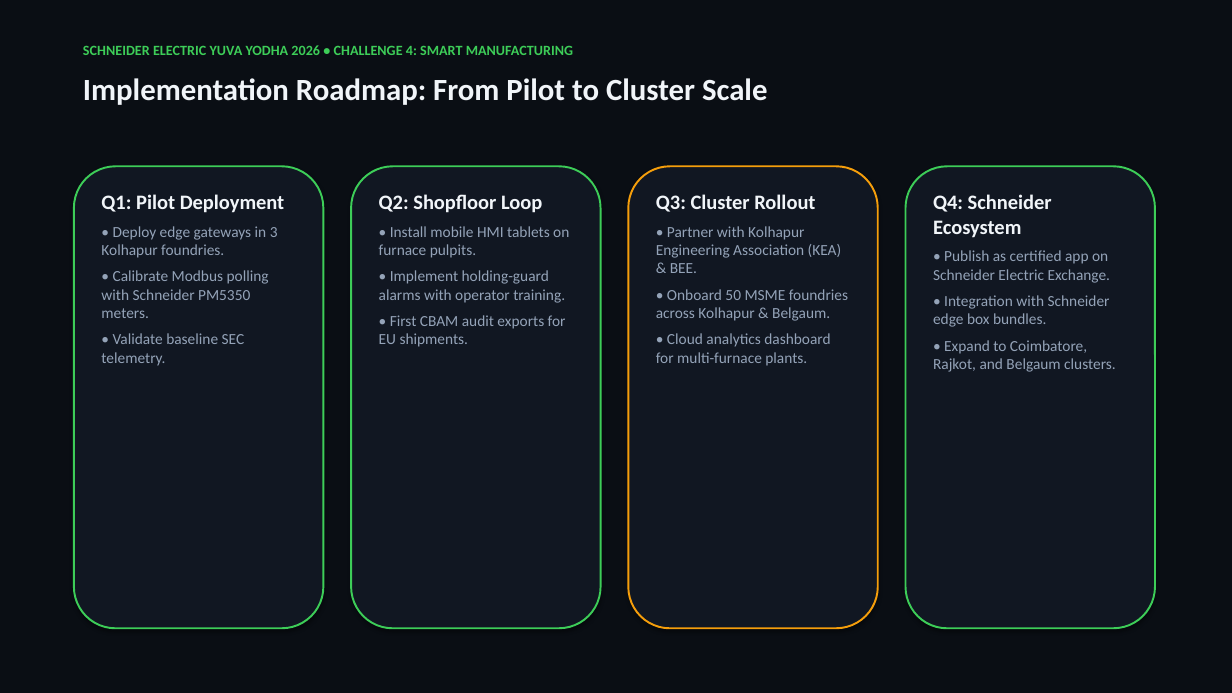
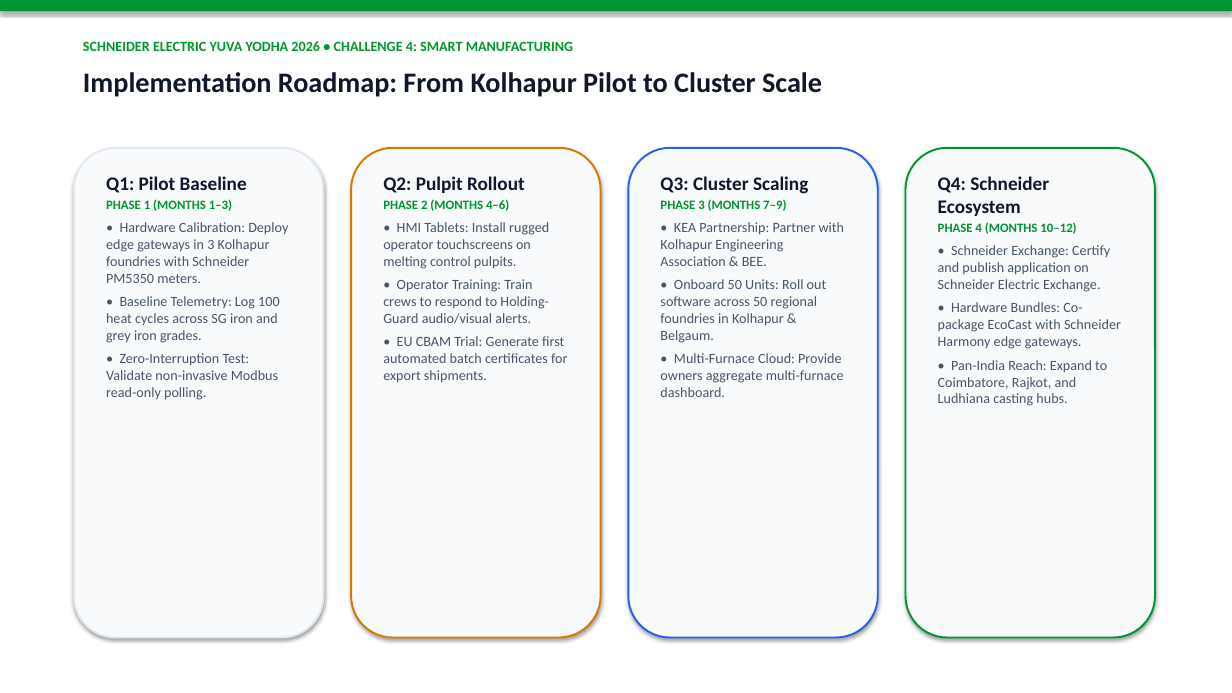
Before and after one commit to Arkz-Deepak/yuva-yodha-hackathon, a slide deck: slide 10 of docs/EcoCast_AI_Yuva_Yodha_Presentation.pptx (slide 11 before the commit). Drawn at 1232x693 pixels with LibreOffice and Linux fonts; fonts in the diff are those of the drawing. Boxes give left, top, right and bottom in pixels: in the first picture for what was removed or moved away, otherwise in the second. Text is boxed around its words. In the diff, an @@ line names an element or a change of style, - is before the commit and + after.

Commit message:
feat(presentation): white theme pitch deck with visual flowcharts, diagrams, and beginner analogies

```diff
--- a/docs/EcoCast_AI_Yuva_Yodha_Presentation.pptx
+++ b/docs/EcoCast_AI_Yuva_Yodha_Presentation.pptx
@@ background #0A0E14 to #FFFFFF @@
@@ rectangle added at bbox=[0, 0, 1232, 11], fill #009530 @@
@@ text "SCHNEIDER ELECTRIC YUVA YODHA 2026 ..." at bbox=[83, 41, 573, 51]: text colour #3DCD58 to #009530 @@
@@ text at bbox=[83, 72, 822, 97]: text changed; size 24 to 22 pt; text colour #F1F5F9 to #0F172A @@
-Implementation Roadmap: From Pilot to Cluster Scale
+Implementation Roadmap: From Kolhapur Pilot to Cluster Scale
@@ rounded rectangle: place and size @@
-rounded rectangle at bbox=[74, 166, 323, 628]
+rounded rectangle at bbox=[74, 148, 323, 638]
@@ rounded rectangle at bbox=[74, 148, 323, 638]: fill #111722 to #F8FAFC; outline #3DCD58 1.5 pt to #E2E8F0 1.5 pt @@
@@ rounded rectangle: place and size @@
-rounded rectangle at bbox=[351, 166, 601, 628]
+rounded rectangle at bbox=[351, 148, 601, 638]
@@ rounded rectangle at bbox=[351, 148, 601, 638]: fill #111722 to #F8FAFC; outline #3DCD58 1.5 pt to #D97706 1.5 pt @@
@@ rounded rectangle: place and size @@
-rounded rectangle at bbox=[628, 166, 878, 628]
+rounded rectangle at bbox=[628, 148, 878, 638]
@@ rounded rectangle at bbox=[628, 148, 878, 638]: fill #111722 to #F8FAFC; outline #F59E0B 1.5 pt to #2563EB 1.5 pt @@
@@ rounded rectangle: place and size @@
-rounded rectangle at bbox=[906, 166, 1155, 628]
+rounded rectangle at bbox=[906, 148, 1155, 638]
@@ rounded rectangle at bbox=[906, 148, 1155, 638]: fill #111722 to #F8FAFC; outline #3DCD58 1.5 pt to #009530 1.5 pt @@
@@ text at bbox=[106, 176, 288, 400]: text changed; size 12 to 11 pt; text colour #94A3B8 to #475569 @@
-Q1: Pilot Deployment
-• Deploy edge gateways in 3 Kolhapur foundries.
-• Calibrate Modbus polling with Schneider PM5350 meters.
-• Validate baseline SEC telemetry.
+Q1: Pilot Baseline
+PHASE 1 (MONTHS 1–3)
+• Hardware Calibration: Deploy edge gateways in 3 Kolhapur foundries with Schneider PM5350 meters.
+• Baseline Telemetry: Log 100 heat cycles across SG iron and grey iron grades.
+• Zero-Interruption Test: Validate non-invasive Modbus read-only polling.
@@ text at bbox=[383, 176, 567, 383]: text changed; size 12 to 11 pt; text colour #94A3B8 to #475569 @@
-Q2: Shopfloor Loop
-• Install mobile HMI tablets on furnace pulpits.
-• Implement holding-guard alarms with operator training.
-• First CBAM audit exports for EU shipments.
+Q2: Pulpit Rollout
+PHASE 2 (MONTHS 4–6)
+• HMI Tablets: Install rugged operator touchscreens on melting control pulpits.
+• Operator Training: Train crews to respond to Holding-Guard audio/visual alerts.
+• EU CBAM Trial: Generate first automated batch certificates for export shipments.
@@ text at bbox=[660, 176, 844, 397]: text changed; size 12 to 11 pt; text colour #94A3B8 to #475569 @@
-Q3: Cluster Rollout
-• Partner with Kolhapur Engineering Association (KEA) & BEE.
-• Onboard 50 MSME foundries across Kolhapur & Belgaum.
-• Cloud analytics dashboard for multi-furnace plants.
+Q3: Cluster Scaling
+PHASE 3 (MONTHS 7–9)
+• KEA Partnership: Partner with Kolhapur Engineering Association & BEE.
+• Onboard 50 Units: Roll out software across 50 regional foundries in Kolhapur & Belgaum.
+• Multi-Furnace Cloud: Provide owners aggregate multi-furnace dashboard.
@@ text "Q4: Schneider Ecosystem": place and size @@
-text "Q4: Schneider Ecosystem" at bbox=[933, 194, 1116, 372]
+text "Q4: Schneider Ecosystem" at bbox=[938, 176, 1121, 406]
@@ text at bbox=[938, 176, 1049, 216]: size 16 to 15 pt, text colour #F1F5F9 to #0F172A in "Q4: Schneider Ecosystem" @@
@@ text at bbox=[938, 222, 1121, 406]: text changed; size 12 to 11 pt; text colour #94A3B8 to #475569 @@
-• Publish as certified app on Schneider Electric Exchange.
-• Integration with Schneider edge box bundles.
-• Expand to Coimbatore, Rajkot, and Belgaum clusters.
+PHASE 4 (MONTHS 10–12)
+• Schneider Exchange: Certify and publish application on Schneider Electric Exchange.
+• Hardware Bundles: Co-package EcoCast with Schneider Harmony edge gateways.
+• Pan-India Reach: Expand to Coimbatore, Rajkot, and Ludhiana casting hubs.
```
Also in this commit, not shown: 3 other slides changed, 8 slides added, 8 slides removed, 9 other files.
